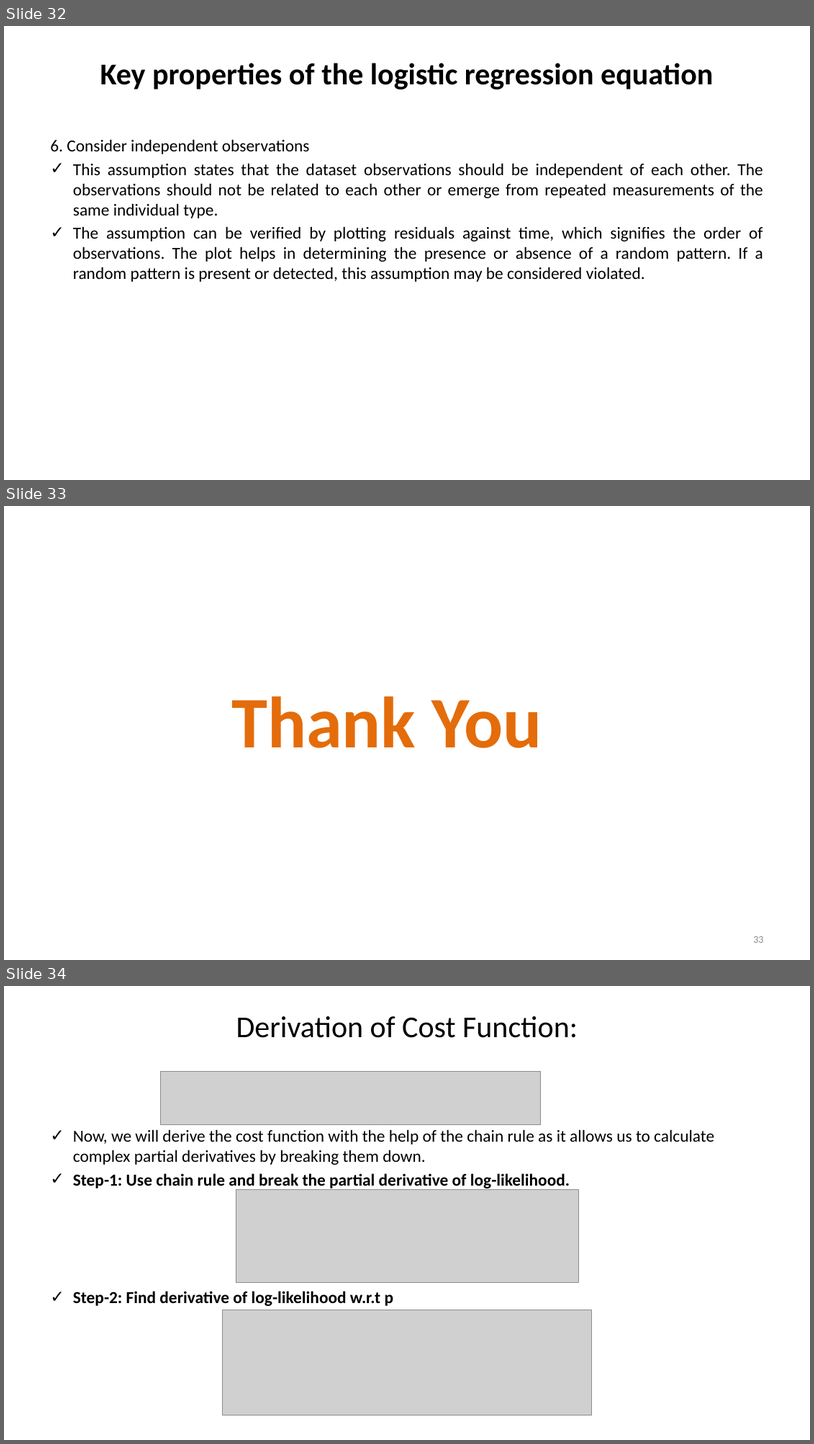
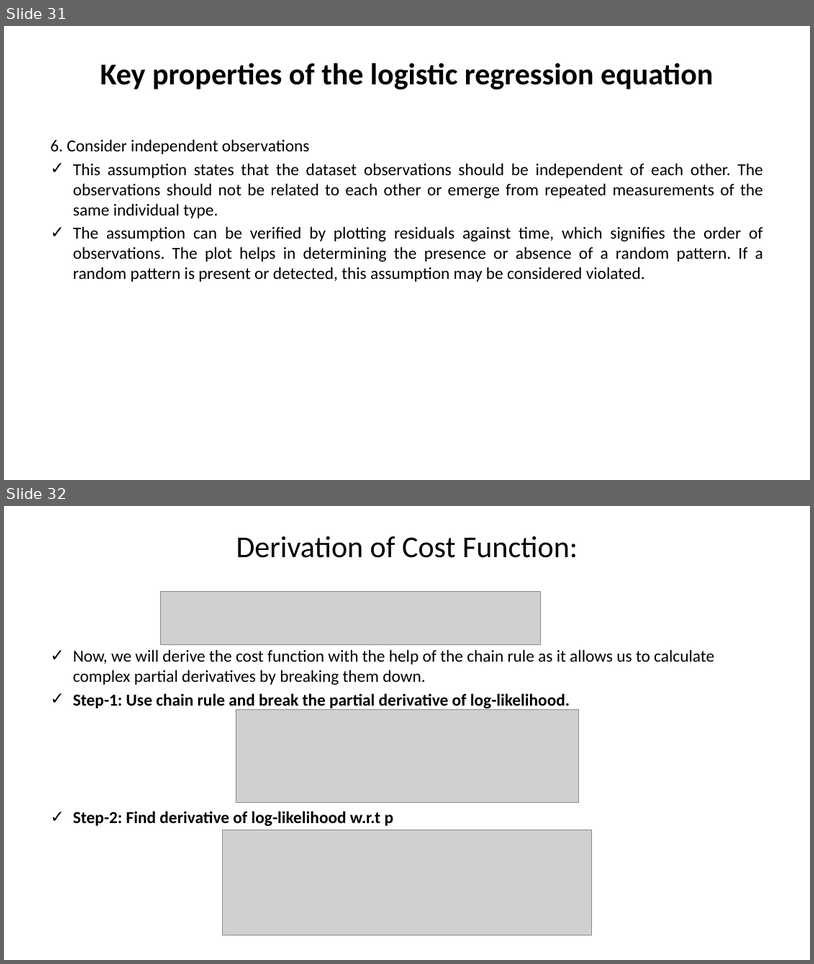
Before and after one commit to shakiliitju/B.Sc-in-ICT, a slide deck: 4.2 Fourth Year Second Semester/ICT - 4261 Machine Learning/Lectures/Lecture _08.pptx. Shown one above the other, each under a label of ours: slides 32, 33 and 34 before the commit, slides 31 and 32 after it. The pictures are 814x1444 and 814x964 pixels, drawn with LibreOffice and Linux fonts; fonts in the diff are those of the drawing; grey boxes stand for pictures. Boxes give left, top, right and bottom in pixels: in the first picture for what was removed or moved away, otherwise in the second. Text is boxed around its words. In the diff, an @@ line names an element or a change of style, - is before the commit and + after.

```diff
--- a/4.2 Fourth Year Second Semester/ICT - 4261 Machine Learning/Lectures/Lecture _08.pptx
+++ b/4.2 Fourth Year Second Semester/ICT - 4261 Machine Learning/Lectures/Lecture _08.pptx
@@ slide 33 removed at bbox=[4, 506, 810, 960], background #FFFFFF @@
@@ title removed at bbox=[232, 696, 542, 748] @@
-Thank You
@@ page number removed at bbox=[754, 936, 764, 942] @@
-33
@@ what was slide 32 is now slide 31 @@
@@ what was slide 34 is now slide 32 @@
```
Also in this commit, not shown: 2 slides changed, 1 slide added, 2 other slides removed, 15 other files.
